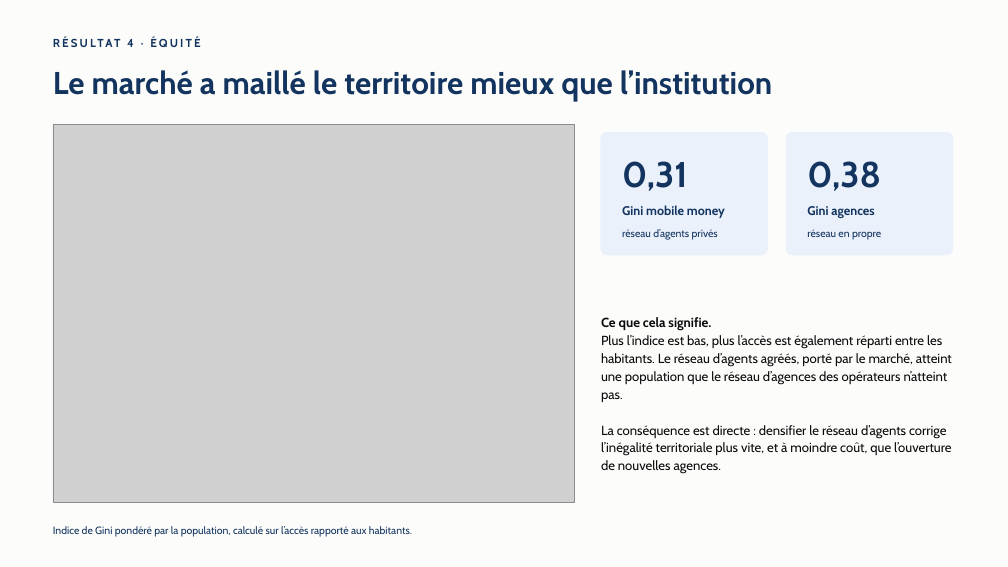
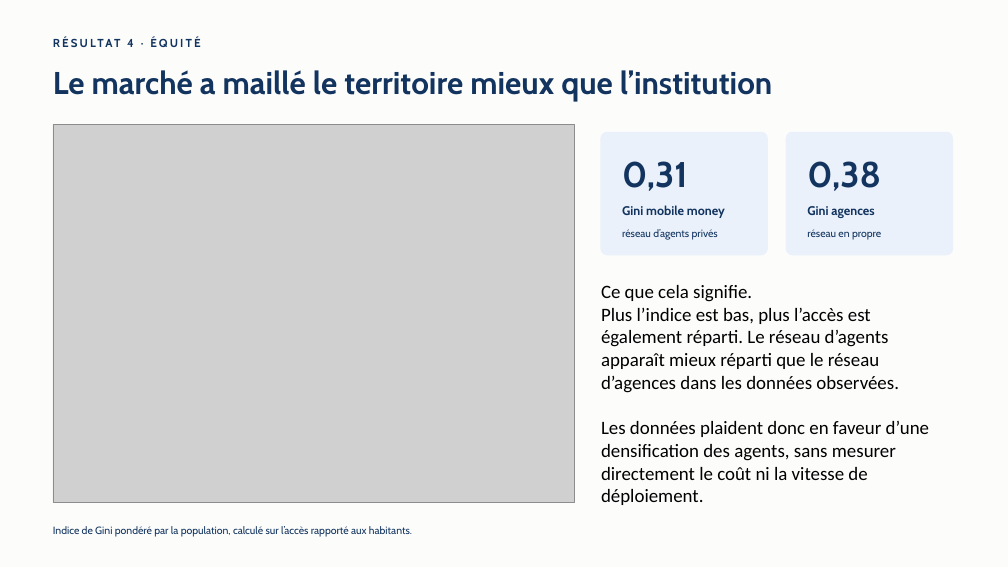
Before and after one commit to jack-junior/togo-acces-numerique, a slide deck: slide 6 of rapport/Rapport_Defi1_Acces_numerique_Togo.pptx. Drawn at 1008x567 pixels with LibreOffice and Linux fonts; fonts in the diff are those of the drawing; grey boxes stand for pictures. Boxes give left, top, right and bottom in pixels: in the first picture for what was removed or moved away, otherwise in the second. Text is boxed around its words. In the diff, an @@ line names an element or a change of style, - is before the commit and + after.

```diff
--- a/rapport/Rapport_Defi1_Acces_numerique_Togo.pptx
+++ b/rapport/Rapport_Defi1_Acces_numerique_Togo.pptx
@@ text at (601,285,752,302): size 12.5 to 18 pt, font Cabin to Calibri, text colour #0B0B0B to #000000, bold off in "Ce que cela signifie."; line spacing 17pt to 1 @@
@@ text at (601,308,929,505): text changed; size 12.5 to 18 pt; font Cabin to Calibri; text colour #0B0B0B to #000000 @@
-Plus l’indice est bas, plus l’accès est également réparti entre les habitants. Le réseau d’agents agréés, porté par le marché, atteint une population que le réseau d’agences des opérateurs n’atteint pas.
-La conséquence est directe : densifier le réseau d’agents corrige l’inégalité territoriale plus vite, et à moindre coût, que l’ouverture de nouvelles agences.
+Plus l’indice est bas, plus l’accès est également réparti. Le réseau d’agents apparaît mieux réparti que le réseau d’agences dans les données observées.
+Les données plaident donc en faveur d’une densification des agents, sans mesurer directement le coût ni la vitesse de déploiement.
```
Also in this commit, not shown: 6 other slides changed, 1 other file.
